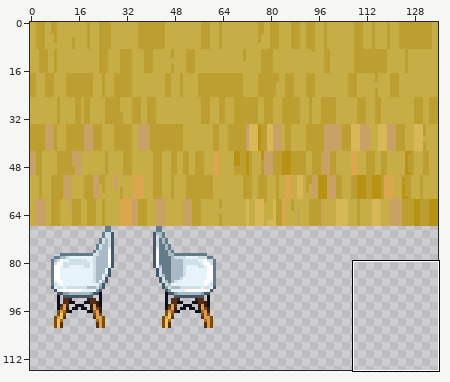
One commit to this sprite sheet: tileset_hs18.png. The first picture is a wide view before the edit; the outline marks the close-up.
Close-up. The starting point:
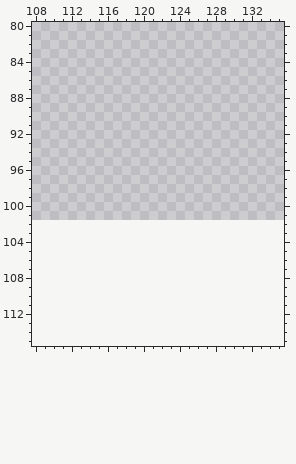
The file is 136x102 pixels. Shown: x 108..135, y 80..115. The old version is drawn lined up with the new one, on the new canvas. The wide view leaves out empty margins.
And afterwards:
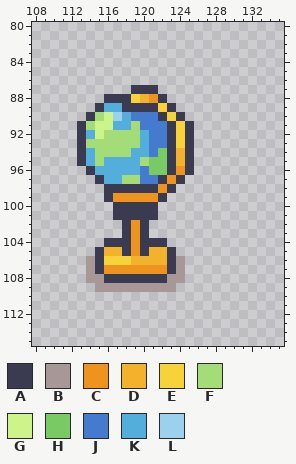
Palette (. is transparent): A #3a3a50  B #a79796  C #ed931e  D #f2b22b  E #f8d239  F #a4dc77  G #cdf48b  H #79ca65  J #447bce  K #53aedb  L #9bd1ec
Edits made:
canvas 136x102 -> 136x136
There is now colour A in row 87 at x 119 to 121; in row 88 at x 116 to 118 and 122; in row 89 at x 115, 118 to 121 and 123; in row 90 at x 114, 122 and 124; in rows 91 to 95 at x 113, 123 and 125; in row 96 at x 114, 123 and 125.
There is now colour A in row 97 at x 115, 122 and 124; in row 98 at x 116 to 121 and 123; in row 99 at x 116 and 122; in rows 100 to 101 at x 117 to 121; in rows 102 to 103 at x 118 and 120; in row 104 at x 116 to 118 and 120 to 122.
There is now colour A in row 105 at x 115, 118, 120 and 123; in rows 106 to 107 at x 115 and 123; in row 108 at x 116 to 122.
There is now colour B in rows 106 to 107 at x 114 and 124; in row 108 at x 114 to 115 and 123 to 124; in row 109 at x 115 to 123.
There is now colour C in row 88 at x 121; in row 96 at x 124; in row 97 at x 123; in row 98 at x 122; in row 99 at x 117 to 121; in rows 102 to 105 at x 119.
There is now colour C in row 107 at x 116 to 122.
There is now colour D in row 88 at x 120; in rows 94 to 95 at x 124; in row 105 at x 116 to 117 and 121 to 122; in row 106 at x 119 to 122.
There is now colour E in row 88 at x 119; in row 89 at x 122; in row 90 at x 123; in rows 91 to 93 at x 124; in row 106 at x 116 to 118.
There is now colour F in row 90 at x 115; in row 91 at x 114 and 119; in row 92 at x 116 to 119; in row 93 at x 114 to 119; in row 94 at x 115 to 118; in row 95 at x 115 and 120.
There is now colour F in row 97 at x 118 to 119.
There is now colour G in row 90 at x 116; in row 91 at x 115 to 116; in row 92 at x 115.
There is now colour H in row 94 at x 122; in rows 95 to 96 at x 121 to 122.
There is now colour J in row 90 at x 119 to 121; in row 91 at x 120 to 122; in rows 92 to 93 at x 121 to 122; in row 94 at x 121; in row 96 at x 120; in row 97 at x 120 to 121.
There is now colour K in row 89 at x 116 to 117; in row 90 at x 118; in row 91 at x 117 to 118; in row 92 at x 114 and 120; in row 93 at x 120; in row 94 at x 114 and 119 to 120.
There is now colour K in row 95 at x 114 and 116 to 119; in row 96 at x 115 to 119; in row 97 at x 116 to 117.
There is now colour L in row 90 at x 117.
Changed places in both close-ups, as pixel boxes (x1, y1, x2, y2):
added: (77, 85, 194, 292)
